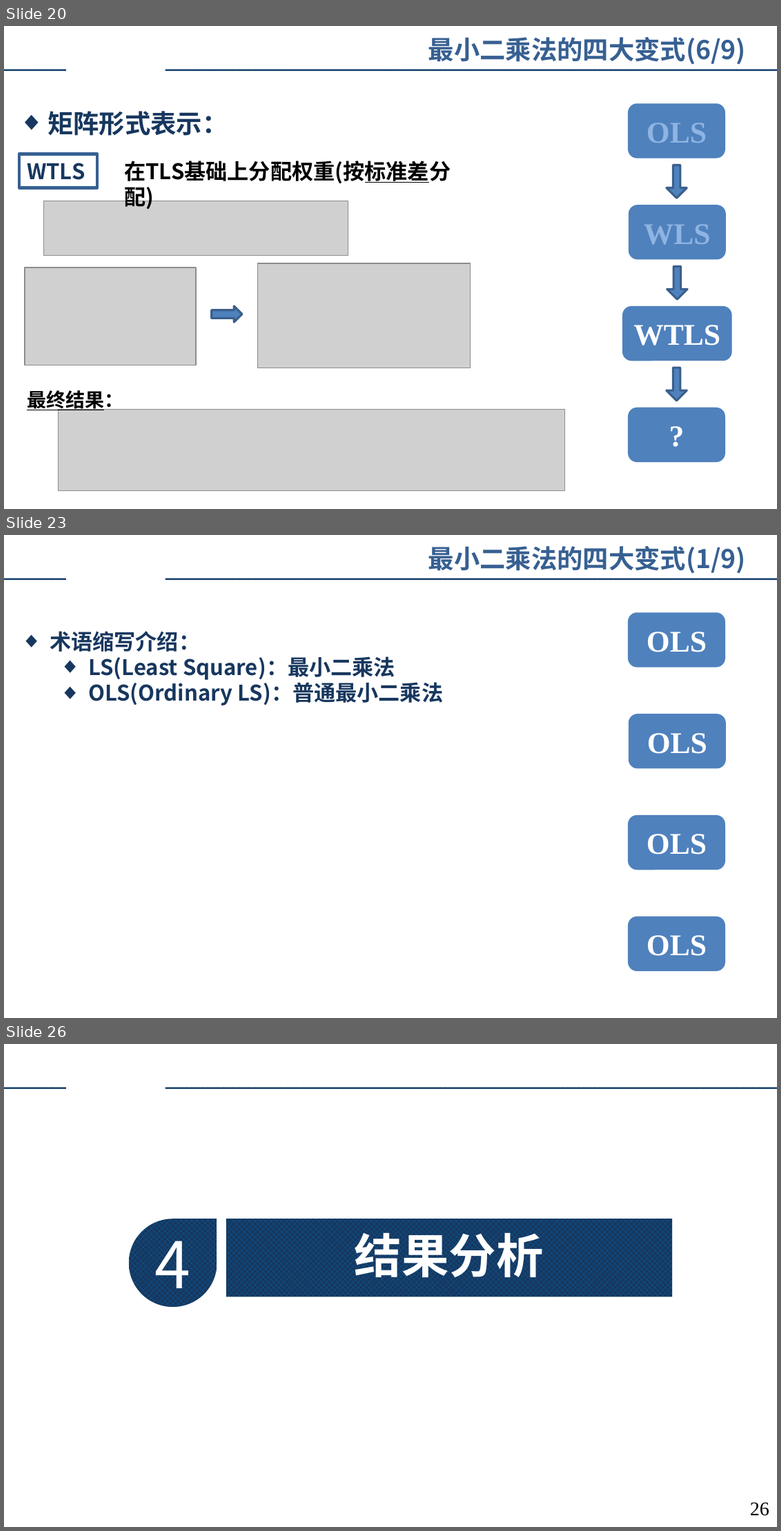
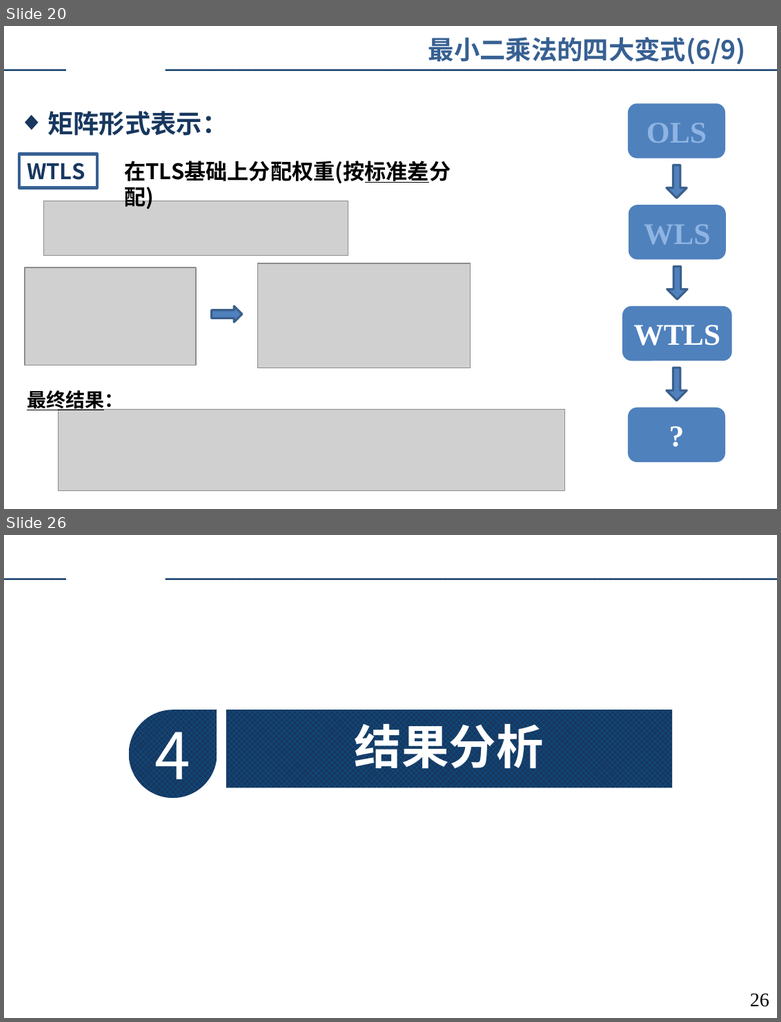
Before and after one commit to augusto-13/ErrorTheory_discussion_ppt, a slide deck: 2023-4-9.pptx. Shown one above the other, each under a label of ours: slides 20, 23 and 26 before the commit, slides 20 and 26 after it; the slides between them are not shown. The pictures are 781x1531 and 781x1022 pixels, drawn with LibreOffice and Linux fonts; fonts in the diff are those of the drawing; grey boxes stand for pictures; background and template pictures are left out. Boxes give left, top, right and bottom in pixels: in the first picture for what was removed or moved away, otherwise in the second. Text is boxed around its words. In the diff, an @@ line names an element or a change of style, - is before the commit and + after.

```diff
--- a/2023-4-9.pptx
+++ b/2023-4-9.pptx
@@ slide 23 removed at [4, 535, 777, 1018], background #FFFFFF; not listed: 2 template elements that a slide beside it also shows @@
@@ text removed at [428, 546, 746, 574] @@
-最小二乘法的四大变式(1/9)
@@ rounded rectangle removed at [628, 612, 725, 667] @@
-OLS
@@ text removed at [50, 631, 443, 705] @@
-◆ 术语缩写介绍：
-  ◆ LS(Least Square)：最小二乘法
-  ◆ OLS(Ordinary LS)：普通最小二乘法
@@ rounded rectangle removed at [628, 714, 726, 768] @@
-OLS
@@ rounded rectangle removed at [628, 814, 725, 870] @@
-OLS
@@ rounded rectangle removed at [628, 917, 725, 972] @@
-OLS
```
Also in this commit, not shown: 10 slides changed, 7 slides added, 1 other slide removed.
